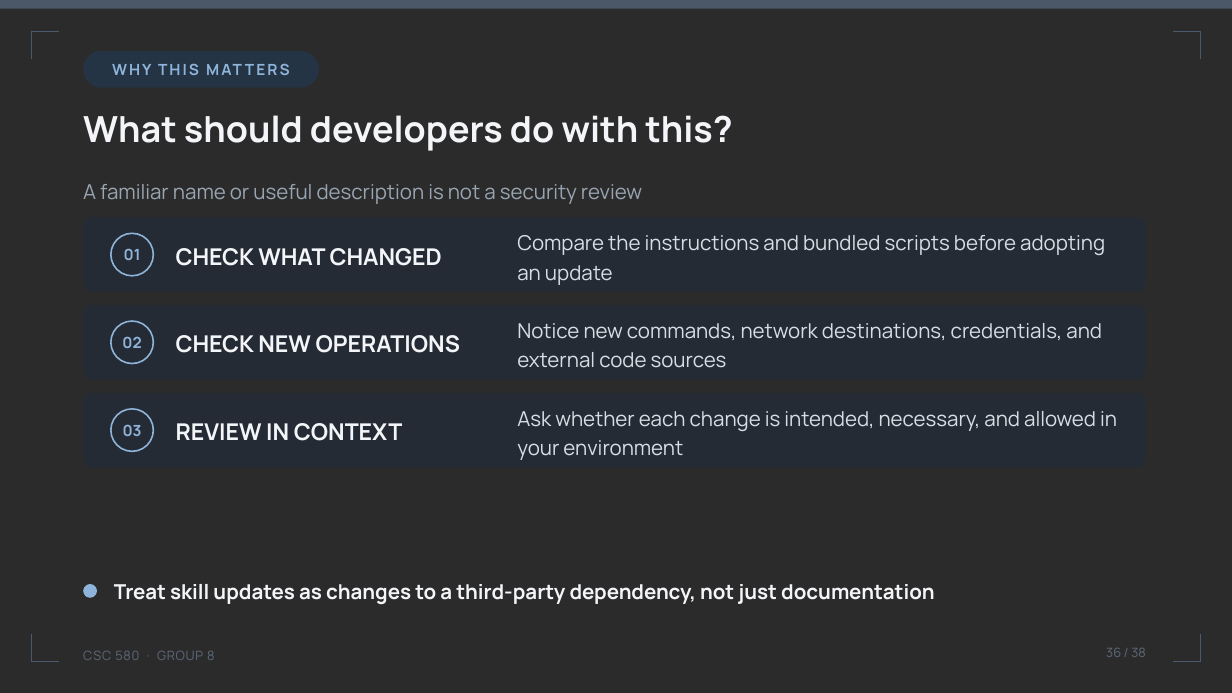
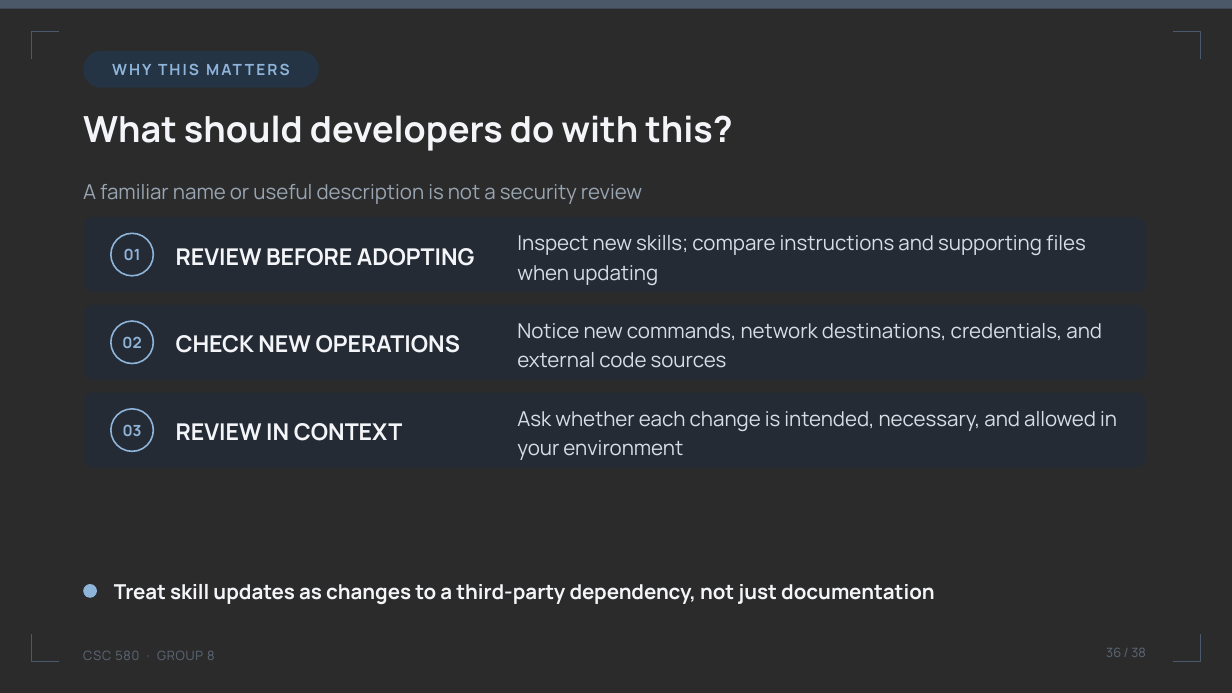
Before and after one commit to umdnp/csc580-project8, a slide deck: slide 36 of docs/group8_final_presentation.pptx. Drawn at 1232x693 pixels with LibreOffice and Linux fonts; fonts in the diff are those of the drawing; background and template pictures are left out; a plain dark background stands for a picture behind light text. Boxes give left, top, right and bottom in pixels: in the first picture for what was removed or moved away, otherwise in the second. Text is boxed around its words. In the diff, an @@ line names an element or a change of style, - is before the commit and + after.

```diff
--- a/docs/group8_final_presentation.pptx
+++ b/docs/group8_final_presentation.pptx
@@ text at box(517, 235, 1086, 285): text changed @@
-Compare the instructions and bundled scripts before adopting an update
+Inspect new skills; compare instructions and supporting files when updating
@@ text at box(176, 248, 475, 266): text changed @@
-CHECK WHAT CHANGED
+REVIEW BEFORE ADOPTING
```
Also in this commit, not shown: 7 other slides changed.
